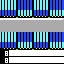
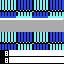
Revision of a layered 64×64 image; what changed, layer by layer:
painted on "foreground" over [0, 10, 64, 50]
painted on "Background" over [0, 10, 64, 50]
